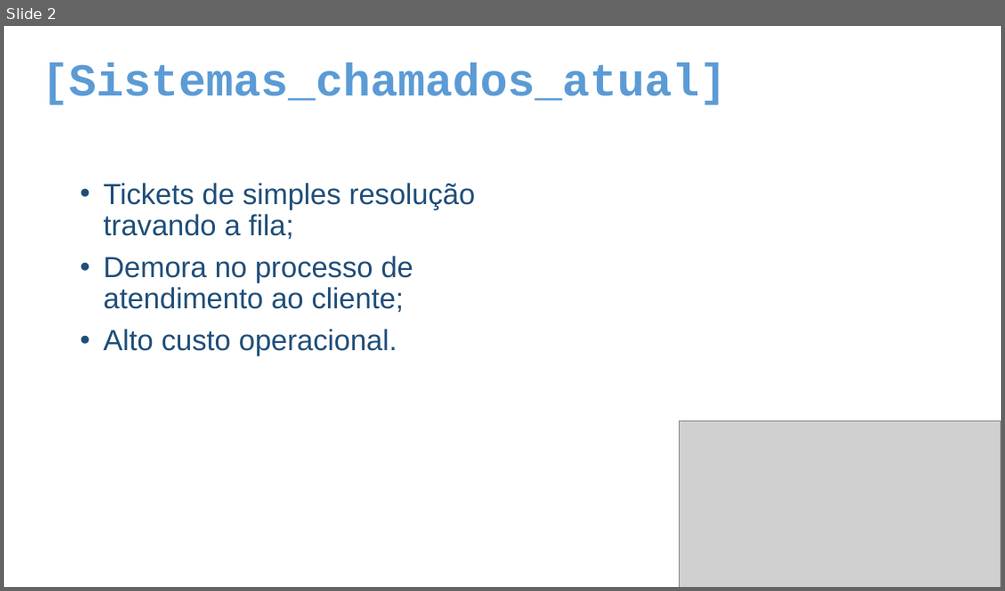
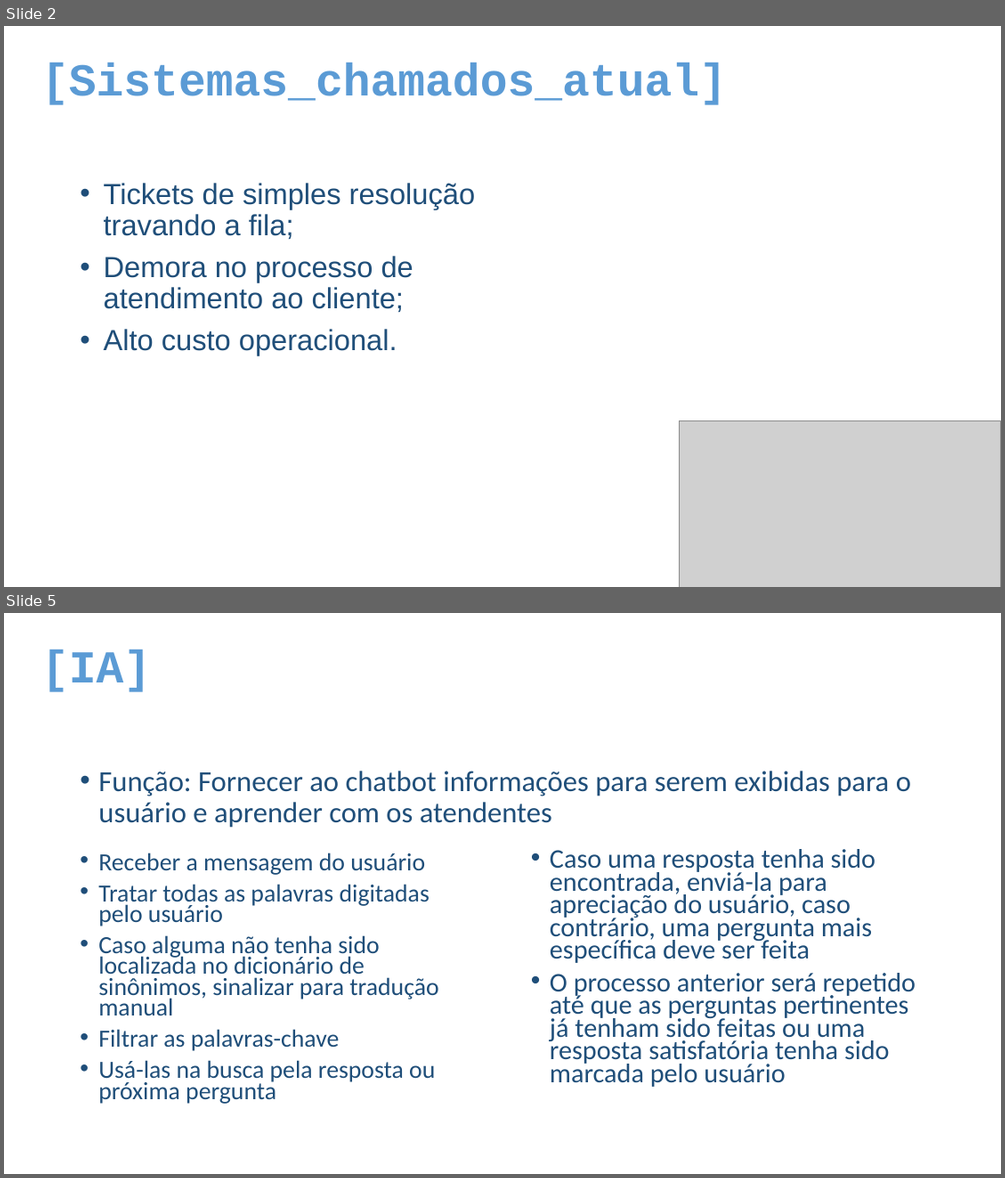
Before and after one commit to csportore-iot-senai/hackathon-febweb, a slide deck: ava-g4-hackathon-2.0.pptx. Shown one above the other, each under a label of ours: slide 2 before the commit, slides 2 and 5 after it; the slides between them are not shown. The pictures are 1005x591 and 1005x1178 pixels, drawn with LibreOffice and Linux fonts; fonts in the diff are those of the drawing; grey boxes stand for pictures. Boxes give left, top, right and bottom in pixels: in the first picture for what was removed or moved away, otherwise in the second. Text is boxed around its words. In the diff, an @@ line names an element or a change of style, - is before the commit and + after.

```diff
--- a/ava-g4-hackathon-2.0.pptx
+++ b/ava-g4-hackathon-2.0.pptx
@@ slide 5 added at <box>4,613,1001,1174</box>, background #FFFFFF @@
@@ text added at <box>41,649,151,692</box>, 44 pt, text #5B9BD5, bold @@
+[IA]
@@ text added at <box>98,771,911,827</box>, 28 pt, text #1F4E79 @@
+• Função: Fornecer ao chatbot informações para serem exibidas para o usuário e aprender com os atendentes
@@ text added at <box>98,852,438,1103</box>, 23.8 pt, text #1F4E79 @@
+• Receber a mensagem do usuário
+• Tratar todas as palavras digitadas pelo usuário
+• Caso alguma não tenha sido localizada no dicionário de sinônimos, sinalizar para tradução manual
+• Filtrar as palavras-chave
+• Usá-las na busca pela resposta ou próxima pergunta
@@ text added at <box>550,849,916,1086</box>, 25.9 pt, text #1F4E79 @@
+• Caso uma resposta tenha sido encontrada, enviá-la para apreciação do usuário, caso contrário, uma pergunta mais específica deve ser feita
+• O processo anterior será repetido até que as perguntas pertinentes já tenham sido feitas ou uma resposta satisfatória tenha sido marcada pelo usuário
```
Also in this commit, not shown: 1 slide changed, 5 other slides added, 7 slides removed.
